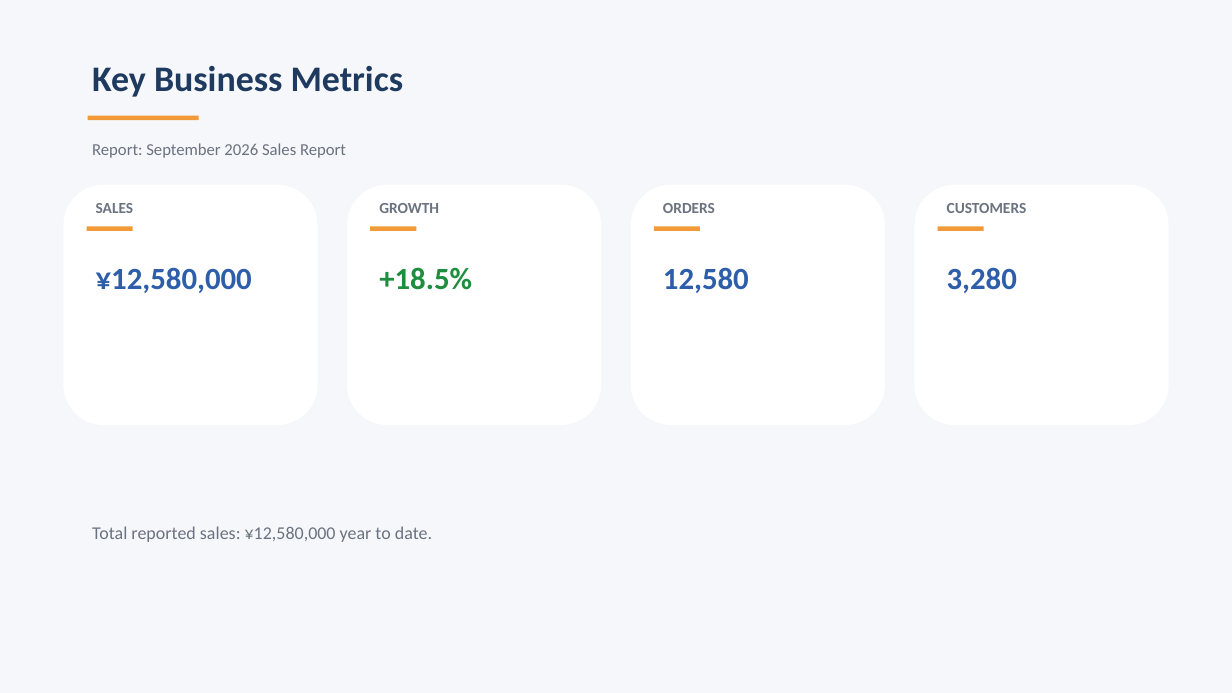
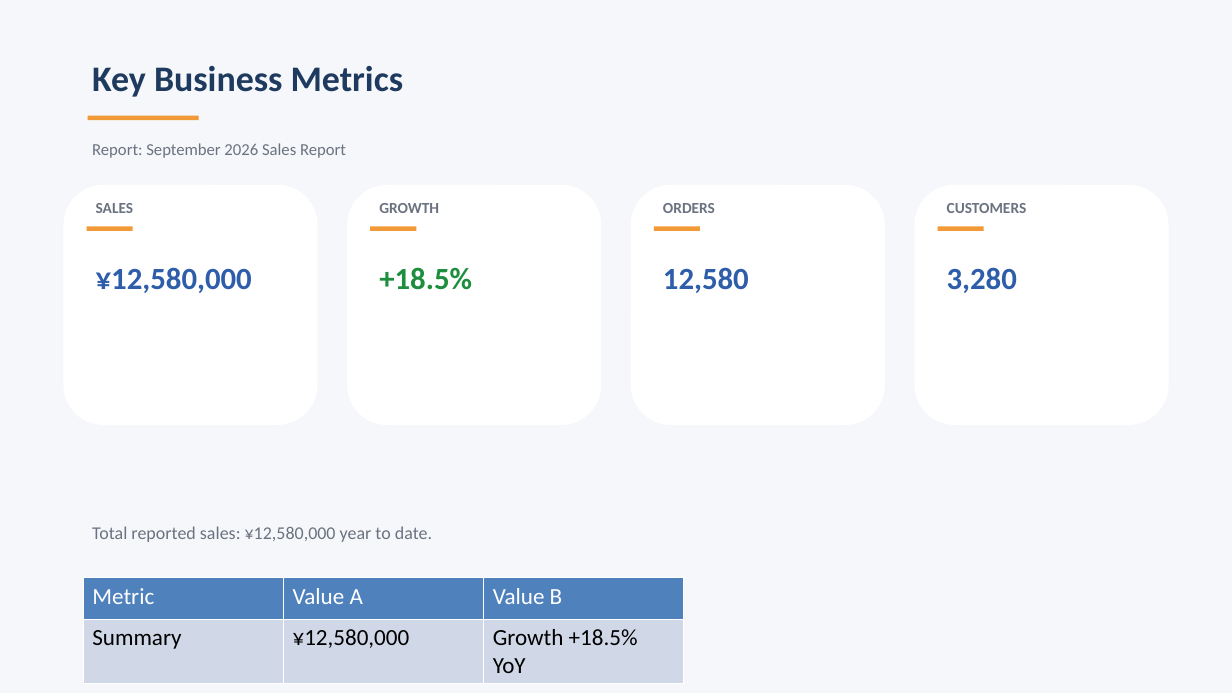
Before and after one commit to mengluoxinhen/fixed_PPTX_template, a slide deck: slide 2 of output/direct_mode.pptx. Drawn at 1232x693 pixels with LibreOffice and Linux fonts; fonts in the diff are those of the drawing. Boxes give left, top, right and bottom in pixels: in the first picture for what was removed or moved away, otherwise in the second. Text is boxed around its words. In the diff, an @@ line names an element or a change of style, - is before the commit and + after.

```diff
--- a/output/direct_mode.pptx
+++ b/output/direct_mode.pptx
@@ table added at [83,578,685,677], 2 rows, 3 columns @@
+Metric | Value A | Value B
+Summary | ¥12,580,000 | Growth +18.5% YoY
```
Also in this commit, not shown: 2 other slides changed, 9 other files.
